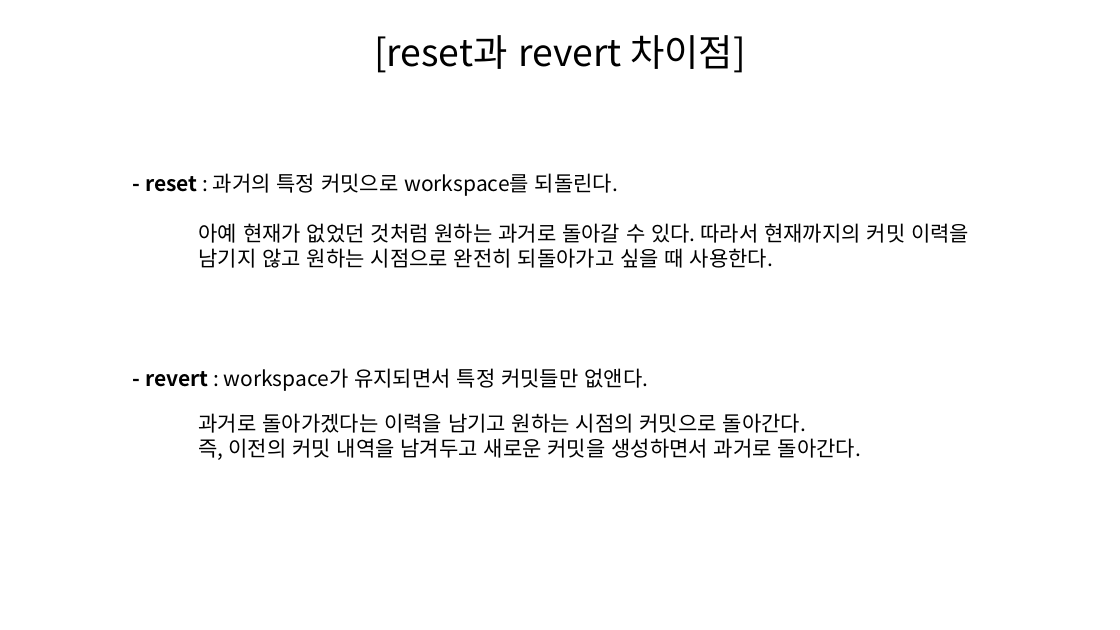
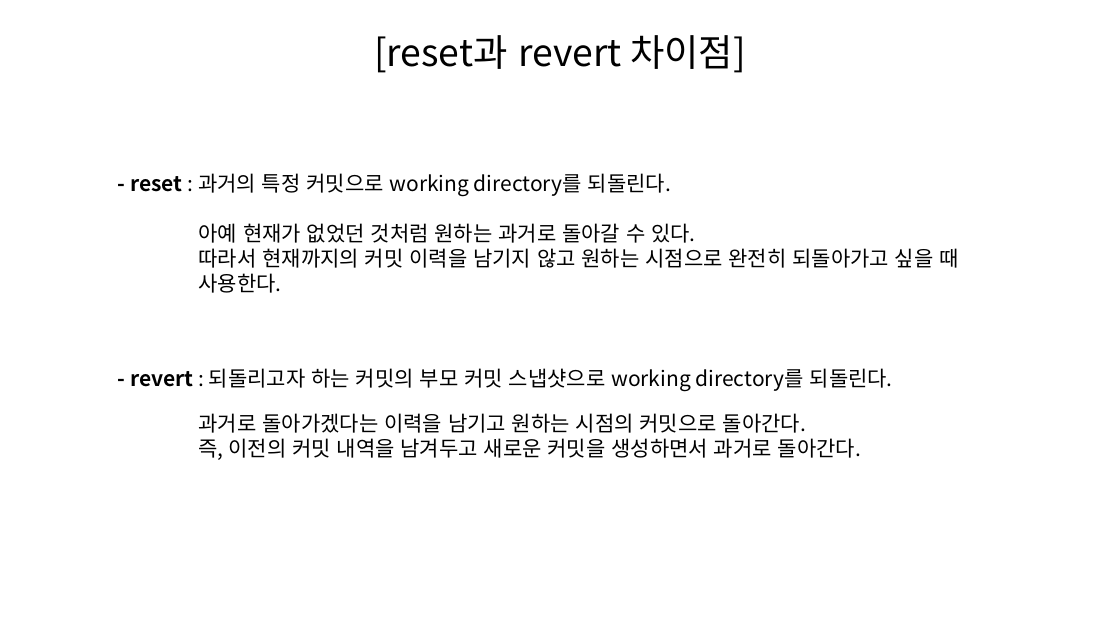
Before and after one commit to SeungHeeNoh/study_well, a slide deck: slide 5 of docs/8. git reset과 revert.pptx. Drawn at 1120x630 pixels with LibreOffice and Linux fonts; fonts in the diff are those of the drawing. Boxes give left, top, right and bottom in pixels: in the first picture for what was removed or moved away, otherwise in the second. Text is boxed around its words. In the diff, an @@ line names an element or a change of style, - is before the commit and + after.

Commit message:
docs :git reset revert 문서 내용 보강
- git reset revert 문서 내용 보강

```diff
--- a/docs/8. git reset과 revert.pptx
+++ b/docs/8. git reset과 revert.pptx
@@ text at [131,173,671,196]: text changed @@
-- reset : 과거의 특정 커밋으로 workspace를 되돌린다.
+- reset : 과거의 특정 커밋으로 working directory를 되돌린다.
@@ text at [199,223,958,293]: text changed @@
-아예 현재가 없었던 것처럼 원하는 과거로 돌아갈 수 있다. 따라서 현재까지의 커밋 이력을
-남기지 않고 원하는 시점으로 완전히 되돌아가고 싶을 때 사용한다.
+아예 현재가 없었던 것처럼 원하는 과거로 돌아갈 수 있다.
+따라서 현재까지의 커밋 이력을 남기지 않고 원하는 시점으로 완전히 되돌아가고 싶을 때
+사용한다.
@@ text at [131,368,893,391]: text changed @@
-- revert : workspace가 유지되면서 특정 커밋들만 없앤다.
+- revert : 되돌리고자 하는 커밋의 부모 커밋 스냅샷으로 working directory를 되돌린다.
```
Also in this commit, not shown: 13 other slides changed, 16 slides added, 1 slide removed.
